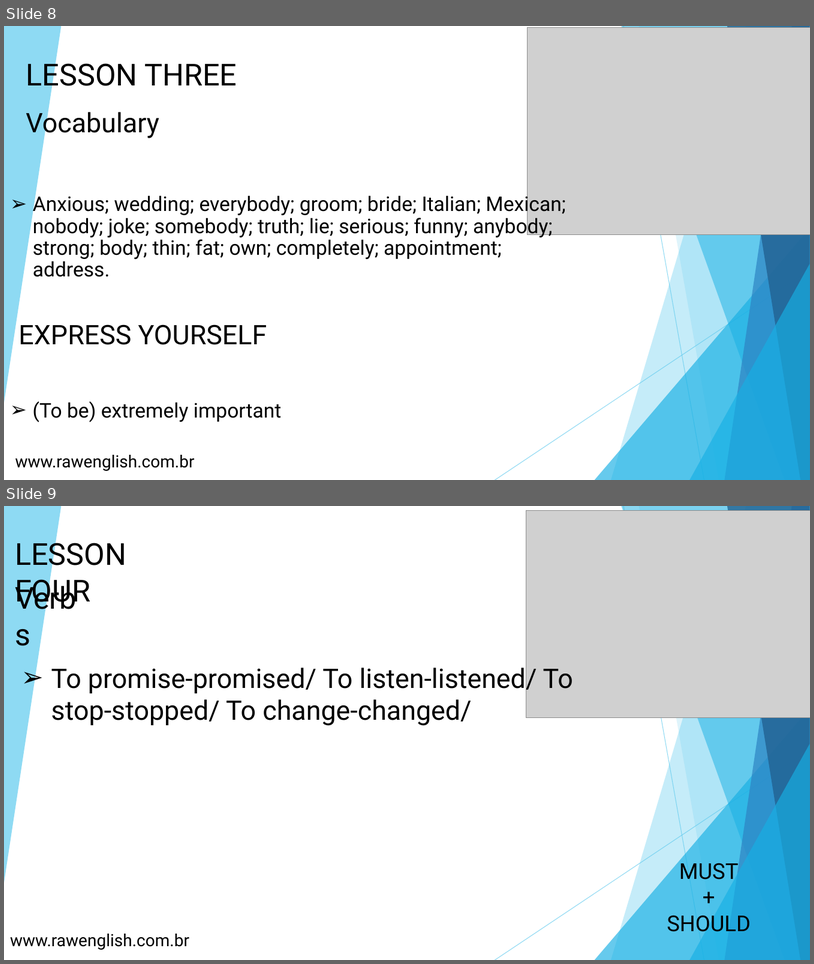
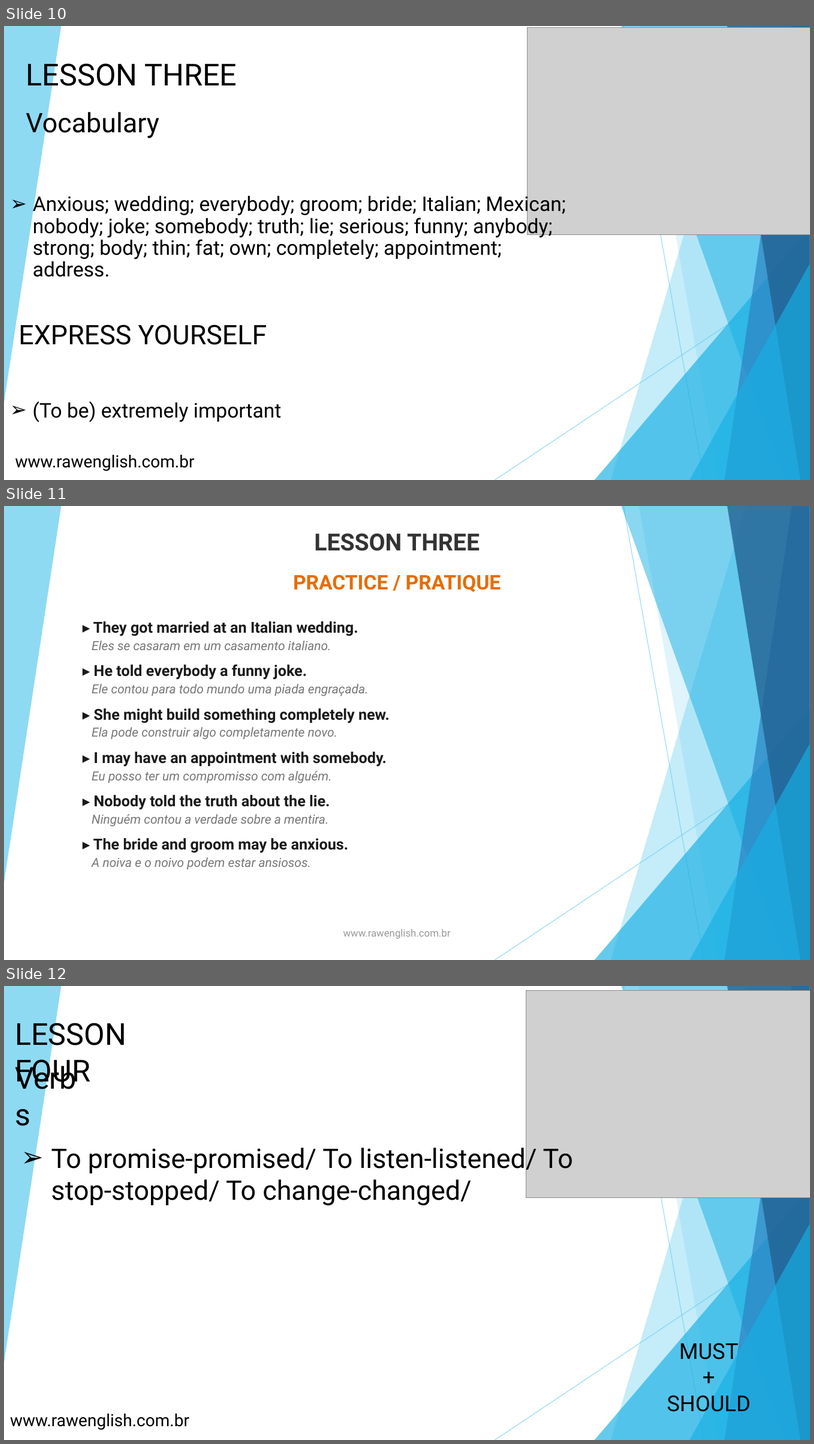
Before and after one commit to rawdre/ai-consulting, a slide deck: books/book-three-raw-english.pptx. Shown one above the other, each under a label of ours: slides 8 and 9 before the commit, slides 10, 11 and 12 after it. The pictures are 814x964 and 814x1444 pixels, drawn with LibreOffice and Linux fonts; fonts in the diff are those of the drawing; grey boxes stand for pictures. Boxes give left, top, right and bottom in pixels: in the first picture for what was removed or moved away, otherwise in the second. Text is boxed around its words. In the diff, an @@ line names an element or a change of style, - is before the commit and + after.

Commit message:
Update Book Three to enhanced version (34 slides, fixes + practice + lesson renumbering)

```diff
--- a/books/book-three-raw-english.pptx
+++ b/books/book-three-raw-english.pptx
@@ slide 11 added at box(4, 506, 810, 960), background #FFFFFF; not listed: 10 template elements that a slide beside it also shows @@
@@ text added at box(314, 533, 480, 551), 28 pt, text #333333, bold @@
+LESSON THREE
@@ text added at box(293, 574, 501, 592), 24 pt, text #E86C00, bold @@
+PRACTICE / PRATIQUE
@@ text added at box(92, 621, 390, 869), 15 pt, text #777777, italic @@
+▸ They got married at an Italian wedding.
+Eles se casaram em um casamento italiano.
+▸ He told everybody a funny joke.
+Ele contou para todo mundo uma piada engraçada.
+▸ She might build something completely new.
+Ela pode construir algo completamente novo.
+▸ I may have an appointment with somebody.
+Eu posso ter um compromisso com alguém.
+▸ Nobody told the truth about the lie.
+Ninguém contou a verdade sobre a mentira.
+▸ The bride and groom may be anxious.
+A noiva e o noivo podem estar ansiosos.
@@ text added at box(344, 928, 451, 939), 12 pt, text #999999 @@
+www.rawenglish.com.br
@@ what was slide 8 is now slide 10 @@
@@ what was slide 9 is now slide 12 @@
```
Also in this commit, not shown: 7 slides changed, 9 other slides added.
